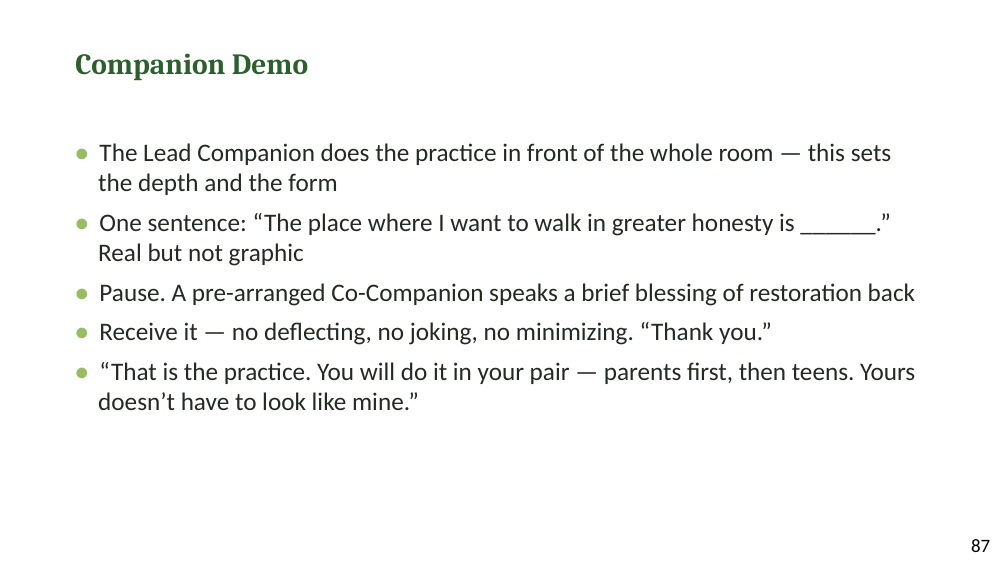
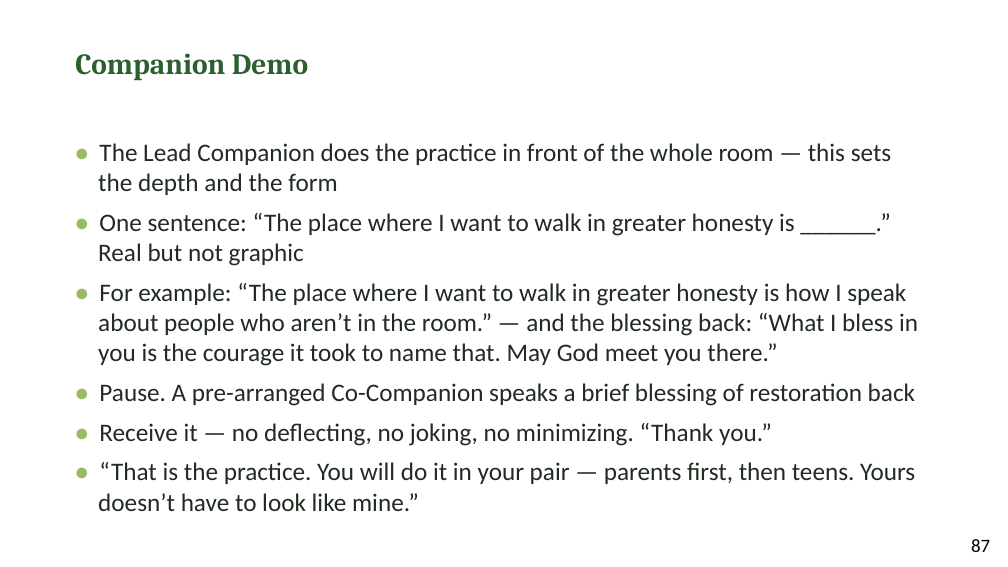
Before and after one commit to jgtittle-ministries/fellowship-of-the-heart-pilot-at-cca-dev, a slide deck: slide 8 of _implementation-notes/evening-series/FotH Evening Session 6 Slides DRAFT v1.pptx. Drawn at 1008x567 pixels with LibreOffice and Linux fonts; fonts in the diff are those of the drawing. Boxes give left, top, right and bottom in pixels: in the first picture for what was removed or moved away, otherwise in the second. Text is boxed around its words. In the diff, an @@ line names an element or a change of style, - is before the commit and + after.

```diff
--- a/_implementation-notes/evening-series/FotH Evening Session 6 Slides DRAFT v1.pptx
+++ b/_implementation-notes/evening-series/FotH Evening Session 6 Slides DRAFT v1.pptx
@@ text at (98, 283, 918, 366): paragraph added @@
+• For example: “The place where I want to walk in greater honesty is how I speak about people who aren’t in the room.” — and the blessing back: “What I bless in you is the courage it took to name that. May God meet you there.”
```
Also in this commit, not shown: 4 other slides changed, 38 other files.
